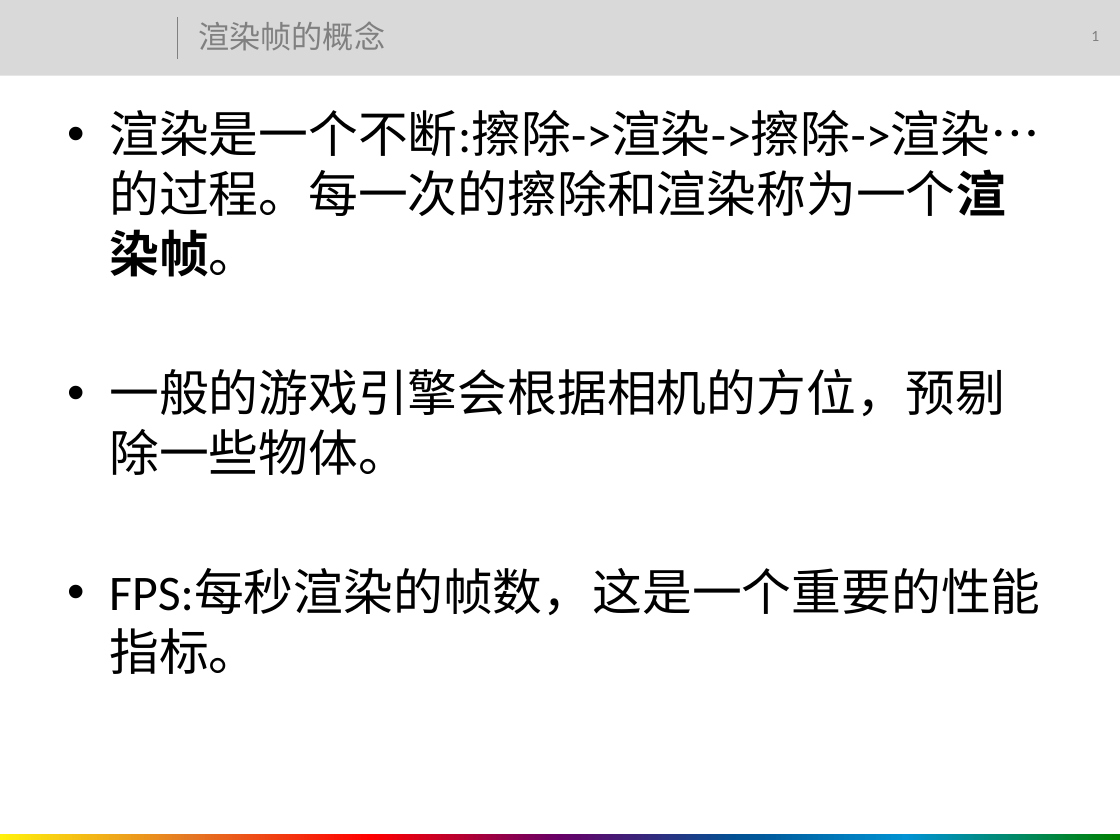
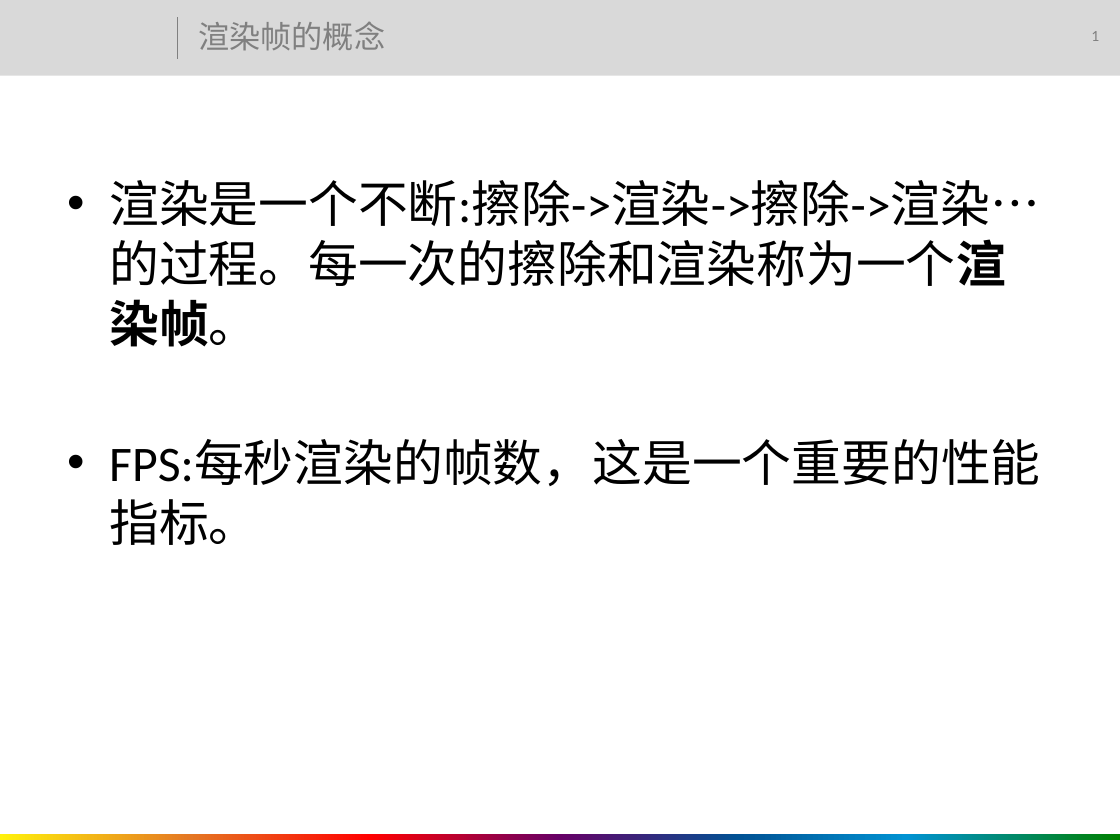
Before and after one commit to hackself/UnityBeginner, a slide deck: slide 7 of Unity基础教程.pptx. Drawn at 1120x840 pixels with LibreOffice and Linux fonts; fonts in the diff are those of the drawing; background and template pictures are left out. Boxes give left, top, right and bottom in pixels: in the first picture for what was removed or moved away, otherwise in the second. Text is boxed around its words. In the diff, an @@ line names an element or a change of style, - is before the commit and + after.

```diff
--- a/Unity基础教程.pptx
+++ b/Unity基础教程.pptx
@@ text at [109,369,1005,475]: paragraph removed @@
-• 一般的游戏引擎会根据相机的方位，预剔除一些物体。
```
Also in this commit, not shown: 2 other slides changed, 1 other file.
